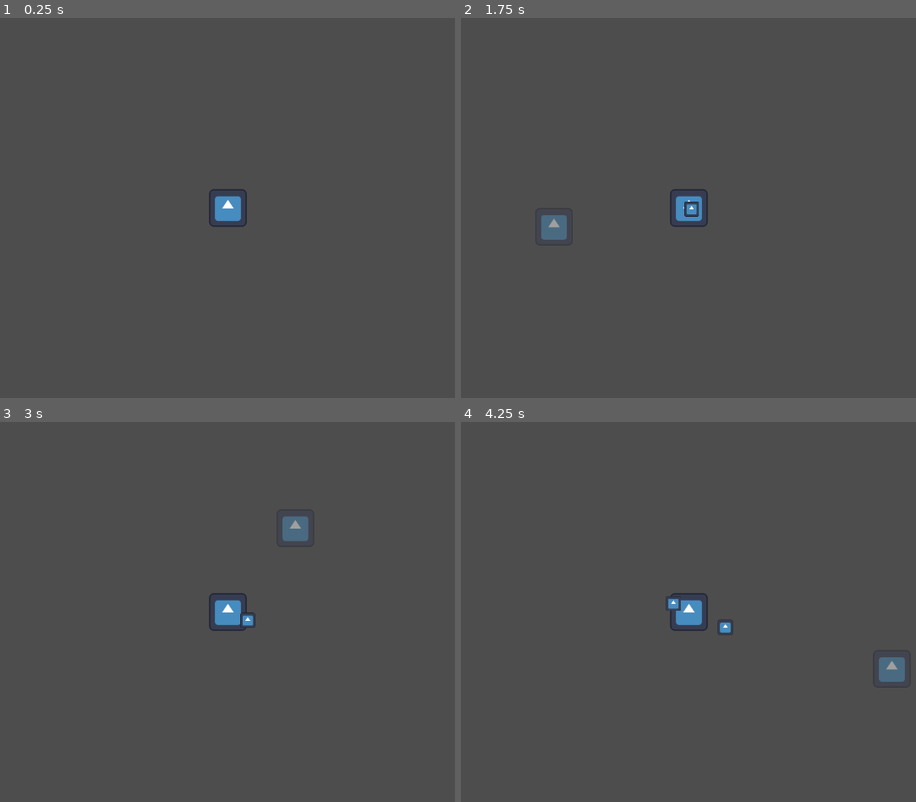
Above: before the commit, frames 1-4 (two rows, left to right).
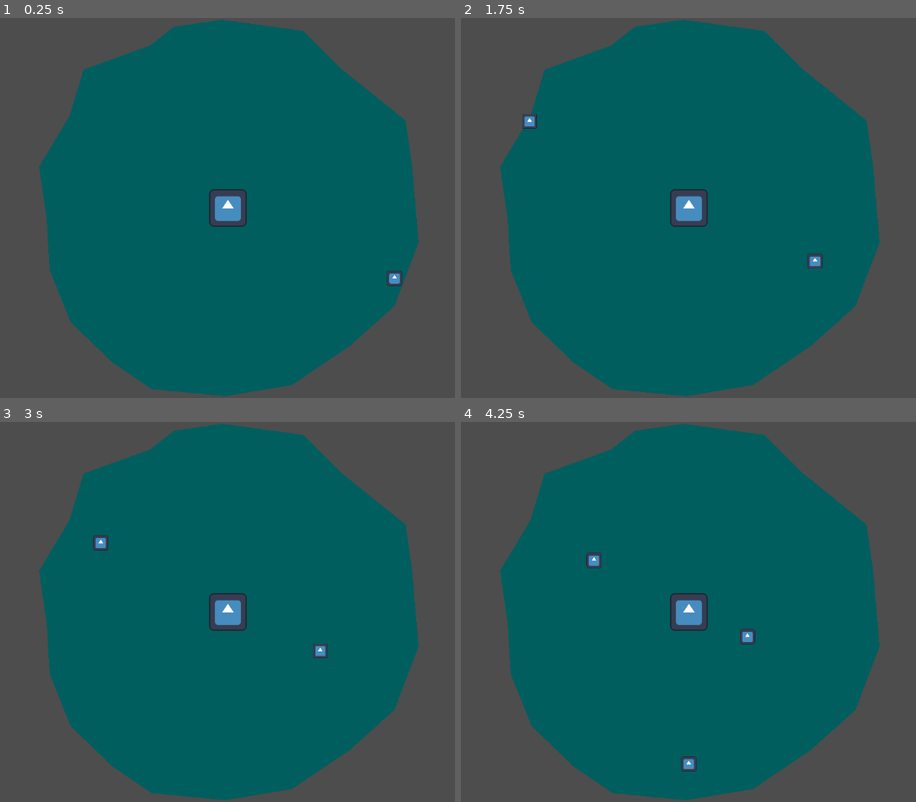
Above: after the commit, the same moments.

Repository: alifeee/loop
Game: Godot game, scene res://scenes/main.tscn
Same seed, same stepped clock (60 frames per second), same inputs: the game is played once before the commit and once after it. The engine's default icon, where the game draws it, is replaced by a stand-in: a white triangle on a blue panel in a dark square.
Inputs (mouse positions are in pixels of both pictures, inside the frame that each line leads up to):
- Up to frame 1 (0.25 s): no input
- Up to frame 2 (1.75 s): tap Enter at 0.5 s; move the mouse to (838, 189) at 0.52 s; click (838, 189) at 0.67 s; move the mouse to (552, 227) at 1.27 s; click (552, 227) at 1.42 s
- Up to frame 3 (3 s): move the mouse to (295, 528) at 2.02 s; click (295, 528) at 2.17 s; move the mouse to (195, 688) at 2.77 s; click (195, 688) at 2.92 s
- Up to frame 4 (4.25 s): move the mouse to (893, 669) at 3.52 s; click (893, 669) at 3.67 s

The runs differ from the first frame. In frame 1, 63% of the frame differs, in the area x 8-93%, y 0-100%; in frame 2, 64%; in frame 3, 63%; in frame 4, 64%, in the area x 8-98%, y 0-100%.

Commit message:
make demons come from outside n stuff

Diff:
--- a/scenes/main.tscn
+++ b/scenes/main.tscn
@@ -9,19 +9,26 @@
 script = ExtResource("1_jyhfs")
 loop1 = NodePath("Loop1")
 
-[node name="Portal" type="Node2D" parent="."]
+[node name="Polygon2D" type="Polygon2D" parent="."]
+color = Color(0, 0.371127, 0.37457, 1)
+polygon = PackedVector2Array(566, 3, 705, 22, 771, 88, 879, 175, 890, 252, 901, 383, 860, 491, 783, 560, 685, 626, 571, 645, 446, 633, 380, 588, 308, 519, 272, 429, 267, 343, 254, 254, 306, 167, 330, 88, 443, 47, 484, 15)
+
+[node name="InsidePortal" type="Node2D" parent="."]
 position = Vector2(576, 324)
 script = ExtResource("1_0wfyh")
+spawn_from = 1
 
-[node name="Sprite2D" type="Sprite2D" parent="Portal"]
+[node name="Sprite2D" type="Sprite2D" parent="InsidePortal"]
 scale = Vector2(0.5, 0.5)
 texture = ExtResource("1_o5qli")
 
-[node name="Timer" type="Timer" parent="Portal"]
+[node name="SpawnTimer" type="Timer" parent="InsidePortal"]
 wait_time = 1.5
 autostart = true
 
 [node name="Loop1" parent="." instance=ExtResource("5_tbgi4")]
 position = Vector2(-44, -48)
+attack_type = 1
+DAMAGE_PERCENT = 50.0
 
-[connection signal="timeout" from="Portal/Timer" to="Portal" method="_on_timer_timeout"]
+[connection signal="timeout" from="InsidePortal/SpawnTimer" to="InsidePortal" method="_on_timer_timeout"]
--- a/scripts/demon.gd
+++ b/scripts/demon.gd
@@ -9,7 +9,7 @@
 func _ready() -> void:
 	pass
 
-func _process(delta: float) -> void:
+func _physics_process(delta: float) -> void:
 	if dead:
 		return
 	var distance = delta * walk_speed
--- a/scripts/globals.gd
+++ b/scripts/globals.gd
@@ -1,3 +1,10 @@
 extends Node2D
 
+enum GAMESTATE {
+	START_SCREEN,
+	PLAYING,
+	PAUSED,
+	WIN_SCREEN
+}
+
 @export var amicool: bool
--- a/scripts/loop.gd
+++ b/scripts/loop.gd
@@ -4,6 +4,9 @@
 @export var hit_timer: Timer
 enum ATTACK_TYPES {DamageOverTime, Instant}
 @export var attack_type: ATTACK_TYPES = ATTACK_TYPES.DamageOverTime
+@export var DAMAGE_PERCENT: float = 20
+
+var fadetween: Tween
 
 func _process(delta: float) -> void:
 	#var attack_targets = get_overlapping_bodies()
@@ -23,7 +26,7 @@
 	var attack_targets: Array[Node2D] = get_overlapping_bodies()
 	for target in attack_targets:
 		if target is Demon:
-			target.hit(20)
+			target.hit(DAMAGE_PERCENT)
 	var tween = get_tree().create_tween()
 	scale = Vector2(1.1,1.1)
 	tween.tween_property(self, "scale", Vector2(1,1), 0.1)
@@ -35,7 +38,9 @@
 	var attack_targets: Array[Node2D] = get_overlapping_bodies()
 	for target in attack_targets:
 		if target is Demon:
-			target.hit(20)
+			target.hit(DAMAGE_PERCENT)
 	modulate.a = 1
-	var tween = get_tree().create_tween()
-	tween.tween_property(self, "modulate:a", 0, 0.25)
+	if fadetween:
+		fadetween.kill()
+	fadetween = get_tree().create_tween()
+	fadetween.tween_property(self, "modulate:a", 0, 0.25)
--- a/scripts/portal.gd
+++ b/scripts/portal.gd
@@ -1,12 +1,31 @@
 extends Node2D
 
+enum SPAWN_FROM {Centre, Outside}
+@export var spawn_from: SPAWN_FROM = SPAWN_FROM.Centre
 var rng = RandomNumberGenerator.new()
 var packeddemon: PackedScene
 
 func _ready() -> void:
 	packeddemon = preload("res://scenes/demon.tscn")
+	_on_timer_timeout()
 
 func _on_timer_timeout() -> void:
-	var newdemon: Demon = packeddemon.instantiate()
-	add_child(newdemon)
-	newdemon.walk_angle = rng.randf_range(0.0, 2*PI)
+	if spawn_from == SPAWN_FROM.Centre:
+		print("spawning demon from centre")
+		var newdemon: Demon = packeddemon.instantiate()
+		newdemon.position = Vector2(0,0)
+		newdemon.walk_angle = rng.randf_range(0.0, 2*PI)
+		add_child(newdemon)
+	if spawn_from == SPAWN_FROM.Outside:
+		print("spawning demon from outside")
+		var newdemon: Demon = packeddemon.instantiate()
+		var spawning_angle = rng.randf_range(0.0, 2*PI)
+		var spawning_distance = 320 # px
+		newdemon.position = Vector2(
+			spawning_distance * sin(spawning_angle),
+			spawning_distance * cos(spawning_angle)
+		)
+		newdemon.walk_angle = spawning_angle - PI
+		print(newdemon.position)
+		print(newdemon.walk_angle)
+		add_child(newdemon)
